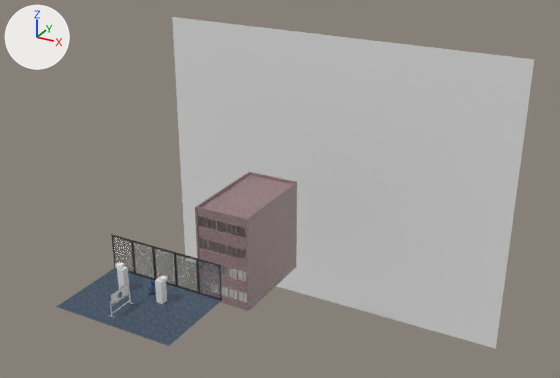
The Blender file project/Resources/TD3_3102/3d/bill/bill.blend, before and after one commit.
Both versions are drawn from a 50 mm camera at (33.2, -40.2, 31.2) aimed at (2.3, 16.2, 3.0). Lighting does not change. The marker at upper left points along +X, +Y and +Z. The first picture is the older version.

Script lines for the objects in view, before the commit:
```python
me_cube = bpy.data.meshes.new('Cube')
me_cube.from_pydata(...)  # 4 vertices, 1 face; spans x -1.0..1.0, y -1.0..2.68, z -1.0
me_cube.materials.append(mat_material_002)
me_cube_001 = bpy.data.meshes.new('Cube.001')
me_cube_001.from_pydata(...)  # 64 vertices, 57 faces; spans x -1.0..1.0, y -1.0..-0.97, z -1.0..1.0
# faces by material slot: [52, 5]
me_cube_001.materials.append(mat_material)  # dark grey #313131
me_cube_001.materials.append(mat_material_003)  # white #e1edee
me_plane = bpy.data.meshes.new('Plane')
me_plane.from_pydata([(-0.5, -1.0, 0.0), (0.5, -1.0, 0.0), (-0.5, 1.0, 0.0), (0.5, 1.0, 0.0)], [], [(0, 1, 3, 2)])
me_plane.materials.append(mat_material_004)  # its picture is missing
ob_cube = bpy.data.objects.new('Cube', me_cube)
ob_cube.location = (0.0, 0.0, 1.51)
ob_cube.rotation_euler = (0.0, 0.0, 3.142)  # degrees (0, 0, 180)
ob_cube.scale = (5.15, 1.82, 1.51)
ob_cube_001 = bpy.data.objects.new('Cube.001', me_cube_001)
ob_cube_001.location = (0.0, 0.0, 1.53)
ob_cube_001.rotation_euler = (0.0, 0.0, 3.142)  # degrees (0, 0, 180)
ob_cube_001.scale = (5.15, 1.82, 1.51)
ob_plane = bpy.data.objects.new('Plane', me_plane)
ob_plane.location = (0.0, 31.47, -1.97)
ob_plane.rotation_euler = (1.571, 0.0, 3.142)  # degrees (90, 0, 180)
ob_plane.scale = (40.2, 15.7, 7.29)
# also in view: 'Cube.002' at (-1.3, 16.3, -3.0)
```
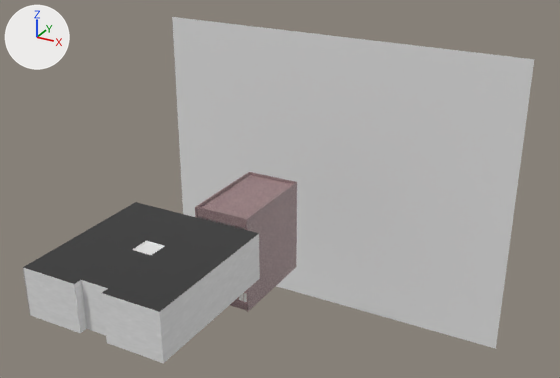
Pixel boxes [x1, y1, x2, y2] of what changed, in the pictures (560 x 378 px):
'Cube.007', added
    after: [23, 202, 260, 363]
    faces in mat_material (dark grey #313131): [23, 202, 259, 312]
    faces in mat_material_006 (picture img_wall_png): [23, 234, 260, 363]
    faces in mat_material_001 (white #e7e7e7): [132, 241, 164, 255]
'Cube', deleted (blue)
    before: [57, 268, 222, 346]
'Cube.001', deleted
    before: [111, 235, 222, 300]
    faces in mat_material_003 (white #e1edee): [113, 237, 220, 298]
    faces in mat_material (dark grey #313131): [111, 235, 222, 300]

The change, as a diff of the scene's bpy script:
```diff
--- a/project/Resources/TD3_3102/3d/bill/bill.blend.py
+++ b/project/Resources/TD3_3102/3d/bill/bill.blend.py
@@ img_wall_png @@
+img_wall_png = load_image('wall.png', '../../2d/wall.png', 256, 256, 'sRGB')
@@ mat_material_006 @@
+mat_material_006 = principled_material('Material.006')
+mat_material_006.texture = img_wall_png
@@ mat_material_001 @@
+mat_material_001 = principled_material('Material.001')
+mat_material_001.base_color = (0.8, 0.8, 0.8)  # white #e7e7e7
@@ me_cube_007 @@
+me_cube_007.from_pydata(...)  # 108 vertices, 106 faces; spans x -1.0..1.0, y -1.11..1.02, z -1.0..1.0
+# faces by material slot: [62, 5, 5, 19, 15]
+me_cube_007.materials.append(mat_material)  # dark grey #313131
+me_cube_007.materials.append(mat_material_003)  # white #e1edee
+me_cube_007.materials.append(mat_material_001)  # white #e7e7e7
+me_cube_007.materials.append(mat_material_002)
+me_cube_007.materials.append(mat_material_006)  # picture img_wall_png
@@ ob_cube @@
-ob_cube = bpy.data.objects.new('Cube', me_cube)
-ob_cube.location = (0.0, 0.0, 1.51)
-ob_cube.rotation_euler = (0.0, 0.0, 3.142)  # degrees (0, 0, 180)
-ob_cube.scale = (5.15, 1.82, 1.51)
@@ ob_cube_001 @@
-ob_cube_001 = bpy.data.objects.new('Cube.001', me_cube_001)
-ob_cube_001.location = (0.0, 0.0, 1.53)
-ob_cube_001.rotation_euler = (0.0, 0.0, 3.142)  # degrees (0, 0, 180)
-ob_cube_001.scale = (5.15, 1.82, 1.51)
@@ ob_cube_007 @@
+ob_cube_007 = bpy.data.objects.new('Cube.007', me_cube_007)
+ob_cube_007.location = (0.0, 0.0, 2.0)
+ob_cube_007.scale = (6.0, 6.0, 2.0)
```
